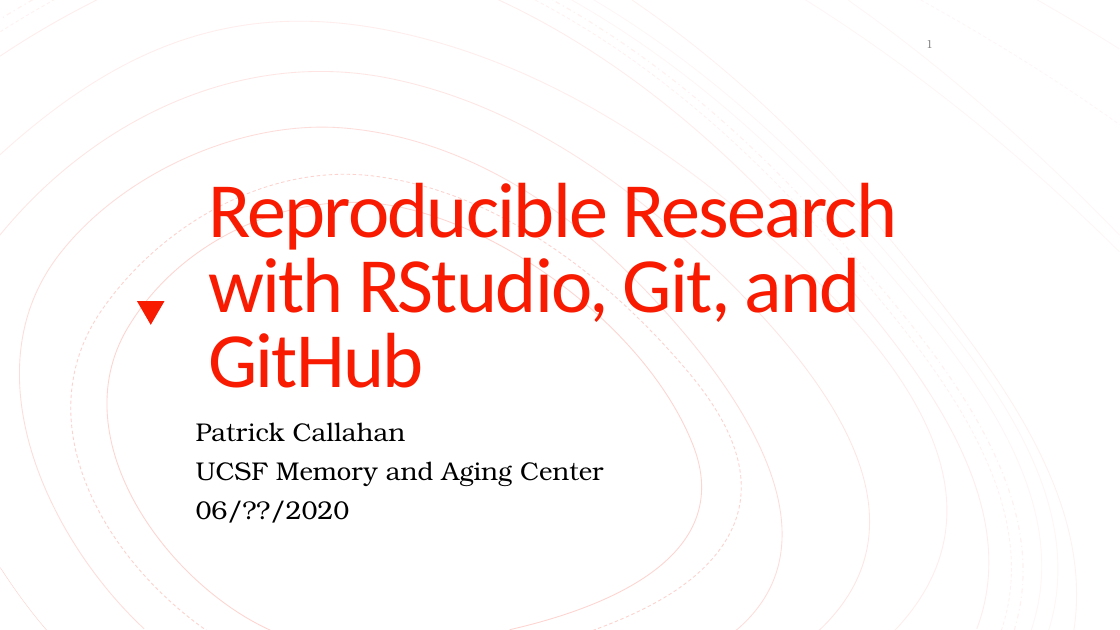
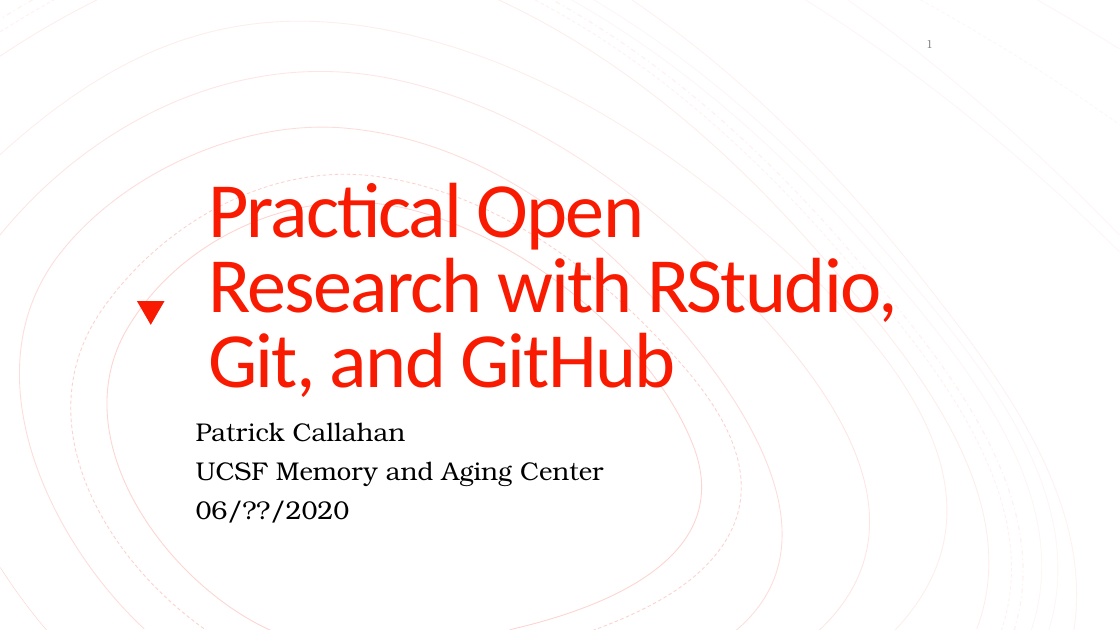
Before and after one commit to NeuroShepherd/R_Coding_Presentations, a slide deck: slide 1 of RStudio, Git, and Github/RStudio_Git_Github.pptx. Drawn at 1120x630 pixels with LibreOffice and Linux fonts; fonts in the diff are those of the drawing. Boxes give left, top, right and bottom in pixels: in the first picture for what was removed or moved away, otherwise in the second. Text is boxed around its words. In the diff, an @@ line names an element or a change of style, - is before the commit and + after.

```diff
--- a/RStudio, Git, and Github/RStudio_Git_Github.pptx
+++ b/RStudio, Git, and Github/RStudio_Git_Github.pptx
@@ title at (x1=208, y1=174, x2=898, y2=404): text changed @@
-Reproducible Research with RStudio, Git, and GitHub
+Practical Open Research with RStudio, Git, and GitHub
```
Also in this commit, not shown: 1 other file.
